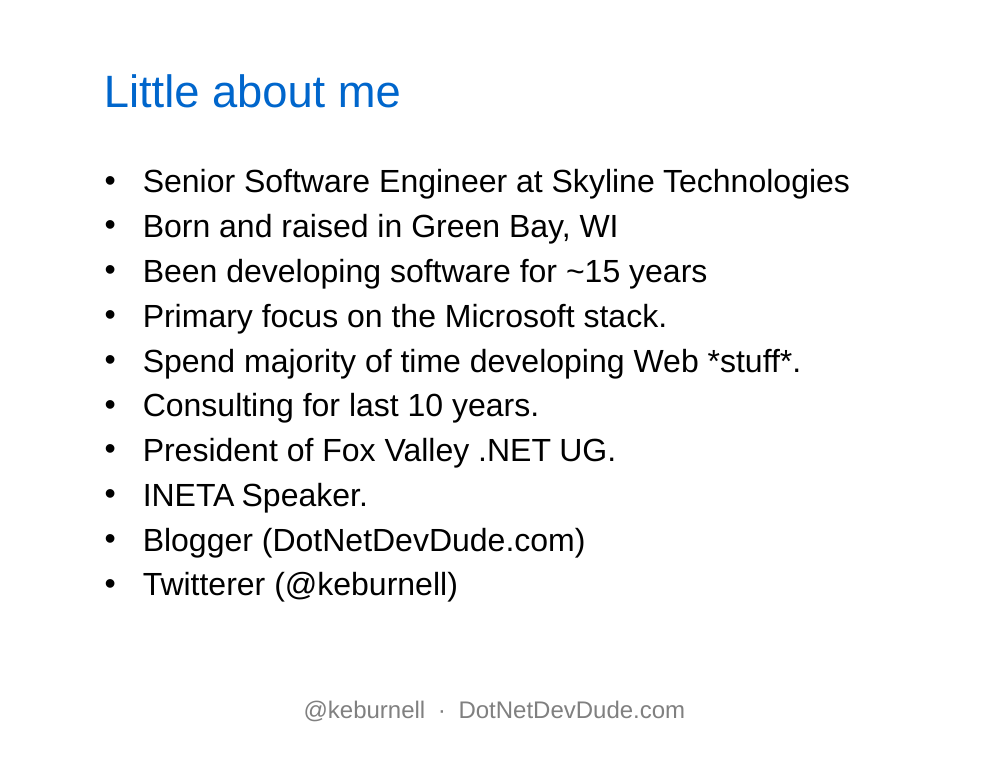
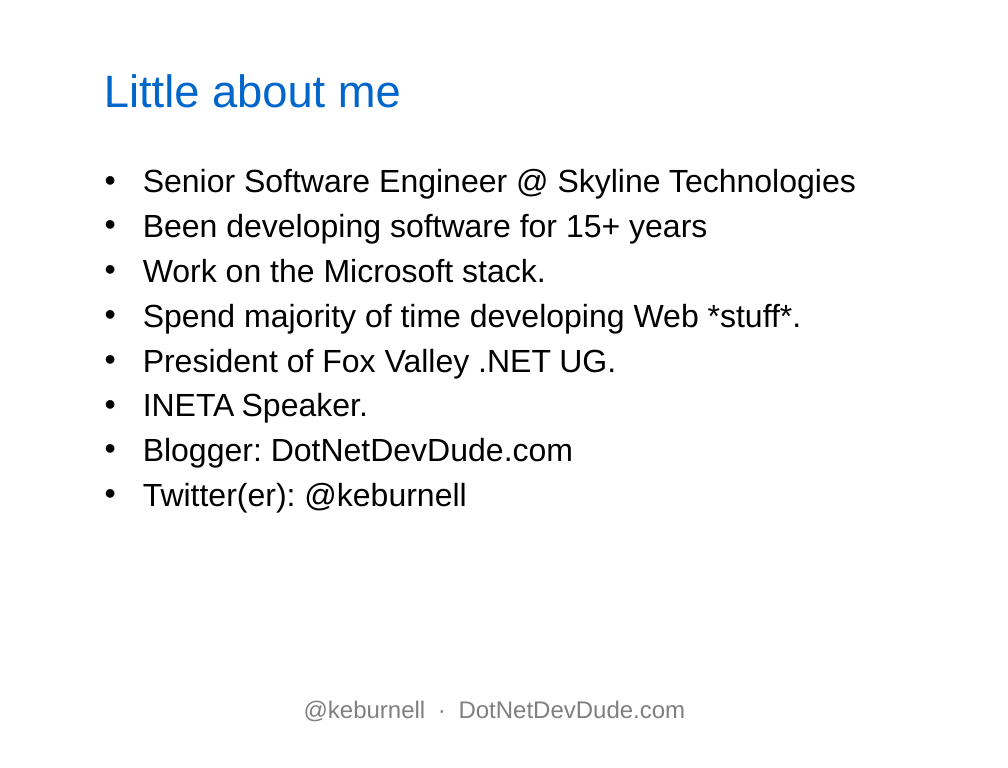
Before and after one commit to kburnell/KO_Your_MVC, a slide deck: slide 2 of KOyourMVC.pptx. Drawn at 1008x768 pixels with LibreOffice and Linux fonts; fonts in the diff are those of the drawing; background and template pictures are left out. Boxes give left, top, right and bottom in pixels: in the first picture for what was removed or moved away, otherwise in the second. Text is boxed around its words. In the diff, an @@ line names an element or a change of style, - is before the commit and + after.

```diff
--- a/KOyourMVC.pptx
+++ b/KOyourMVC.pptx
@@ text at box(143, 168, 856, 283): text changed @@
-• Senior Software Engineer at Skyline Technologies
-• Born and raised in Green Bay, WI
-• Been developing software for ~15 years
-• Primary focus on the Microsoft stack.
+• Senior Software Engineer @ Skyline Technologies
+• Been developing software for 15+ years
+• Work on the Microsoft stack.
@@ text at box(143, 392, 539, 423): paragraph removed @@
-• Consulting for last 10 years.
@@ text at box(143, 437, 573, 512): text changed @@
-• Blogger (DotNetDevDude.com)
-• Twitterer (@keburnell)
+• Blogger: DotNetDevDude.com
+• Twitter(er): @keburnell
```
Also in this commit, not shown: 6 other slides changed, 6 other files.
